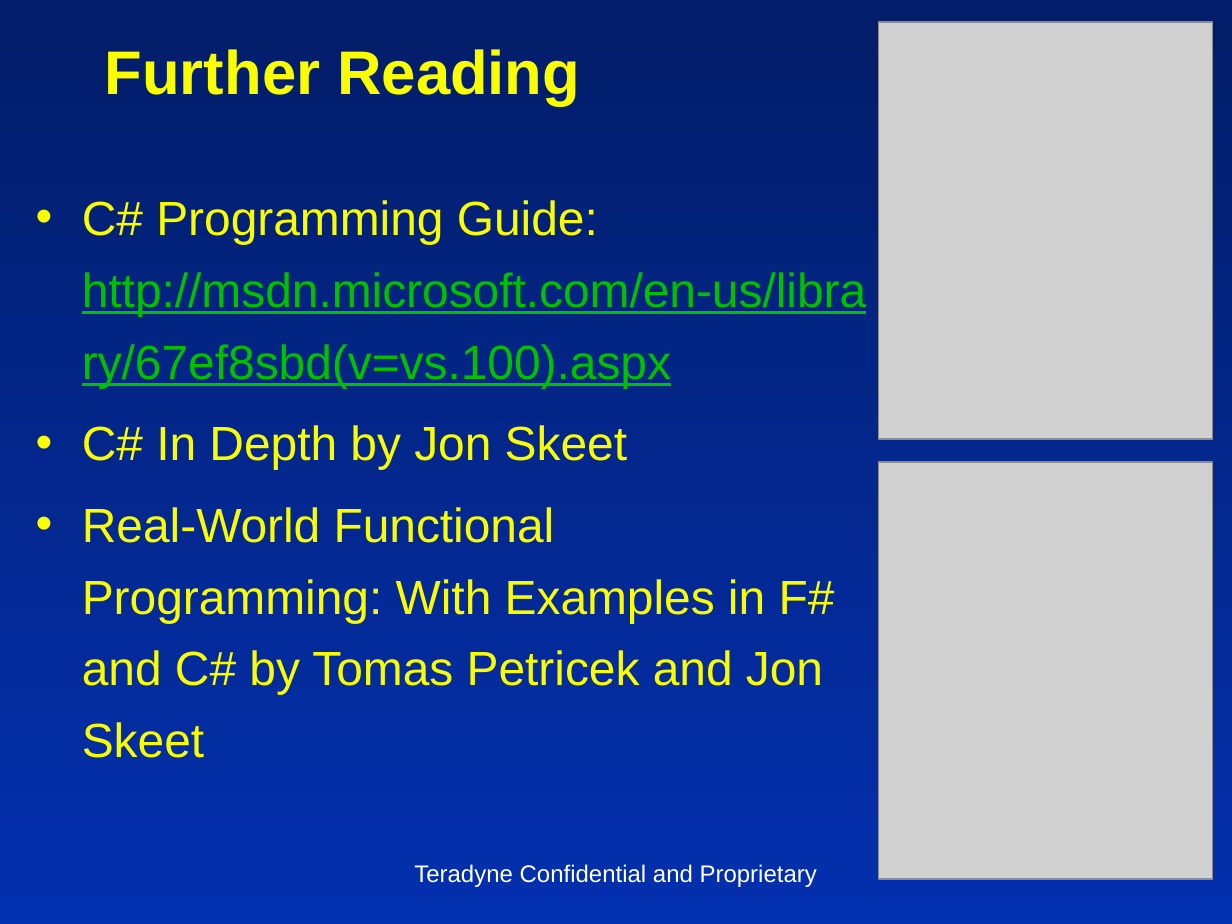
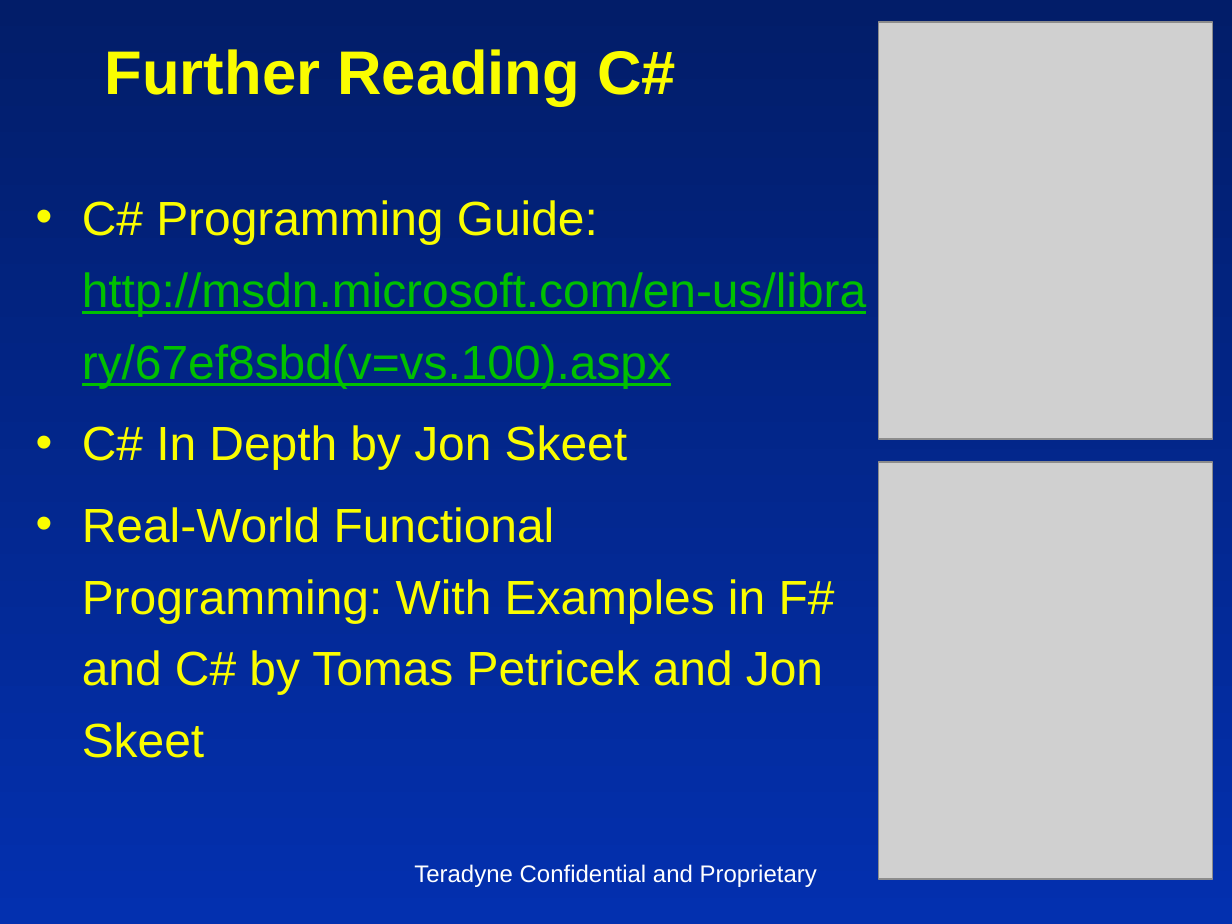
Before and after one commit to insideoutclub/Euler, a slide deck: slide 29 of FiveEasyPieces1.pptx. Drawn at 1232x924 pixels with LibreOffice and Linux fonts; fonts in the diff are those of the drawing; grey boxes stand for pictures. Boxes give left, top, right and bottom in pixels: in the first picture for what was removed or moved away, otherwise in the second. Text is boxed around its words. In the diff, an @@ line names an element or a change of style, - is before the commit and + after.

```diff
--- a/FiveEasyPieces1.pptx
+++ b/FiveEasyPieces1.pptx
@@ title at box(105, 49, 676, 106): text changed @@
-Further Reading
+Further Reading C#
```
Also in this commit, not shown: 8 other slides changed, 2 slides added, 1 slide removed, 1 other file.
